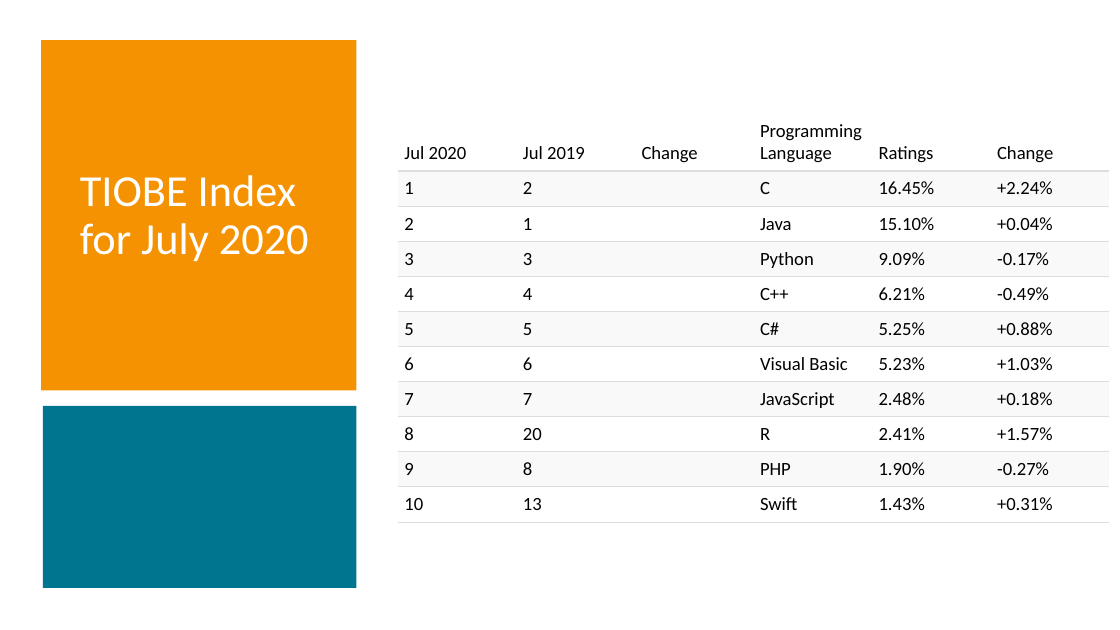
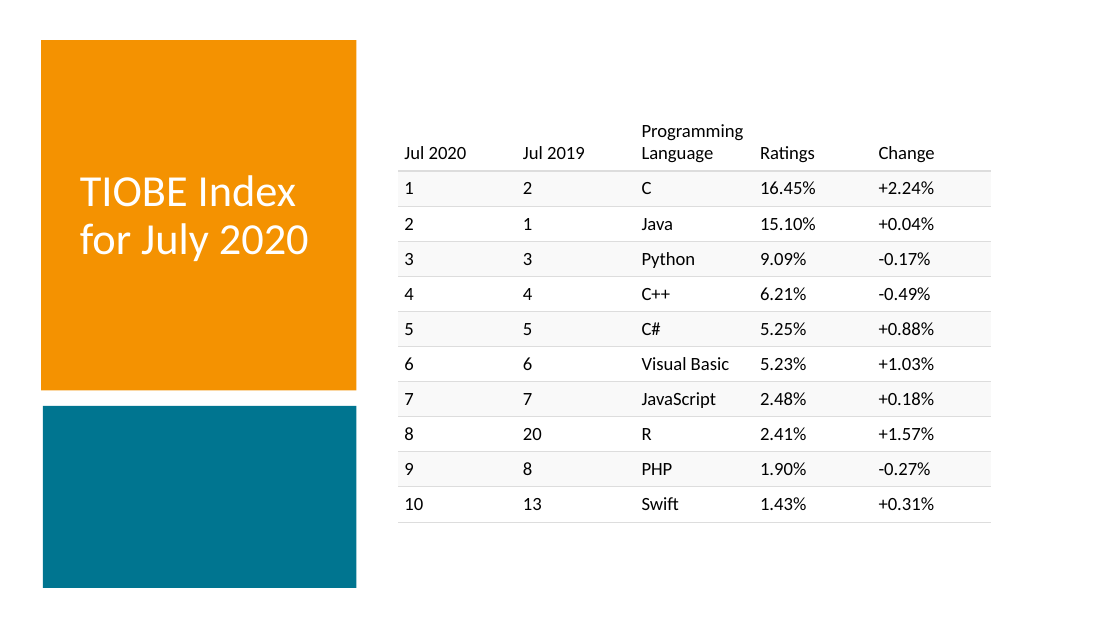
Before and after one commit to Sebas-gatica-dev/JCP_EC_Education_WG_Presentation, a slide deck: slide 5 of Java in Education For JUGs Without Notes.pptx. Drawn at 1120x630 pixels with LibreOffice and Linux fonts; fonts in the diff are those of the drawing. Boxes give left, top, right and bottom in pixels: in the first picture for what was removed or moved away, otherwise in the second. Text is boxed around its words. In the diff, an @@ line names an element or a change of style, - is before the commit and + after.

```diff
--- a/Java in Education For JUGs Without Notes.pptx
+++ b/Java in Education For JUGs Without Notes.pptx
@@ table at box(398, 113, 991, 518) @@
-column 3: Change |  |  |  |  |  |  |  |  |  | 
@@ table: place and size @@
-table at box(398, 113, 1109, 518)
+table at box(398, 113, 991, 518)
```
Also in this commit, not shown: 7 other slides changed, 1 other file.
